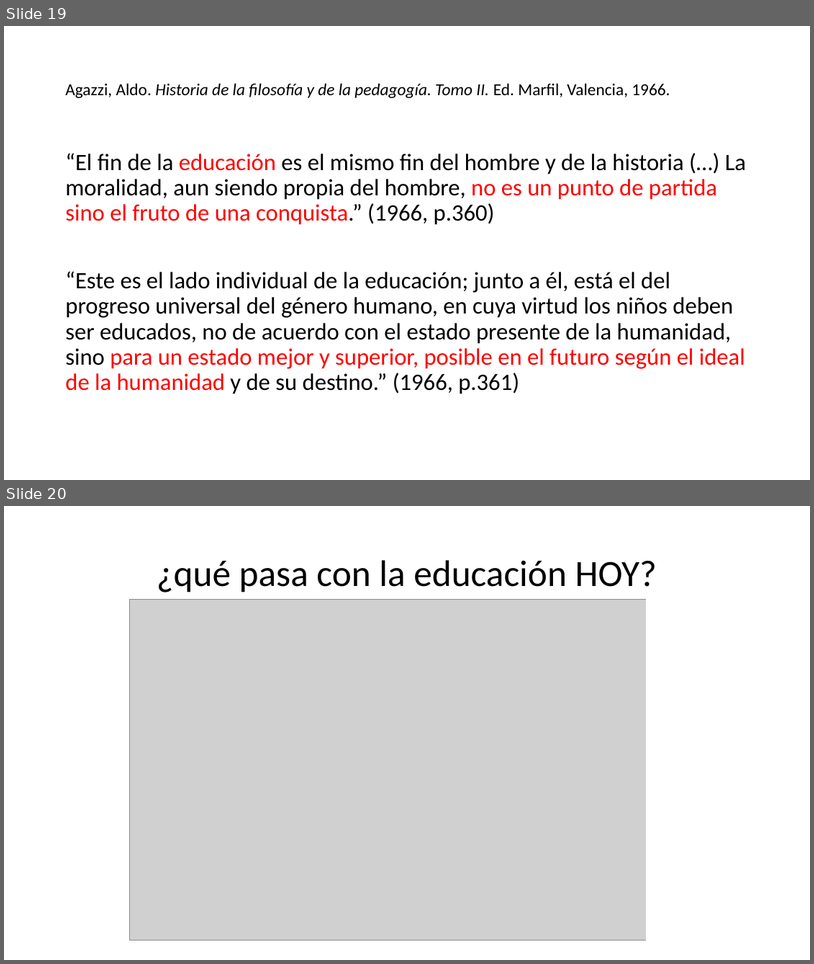
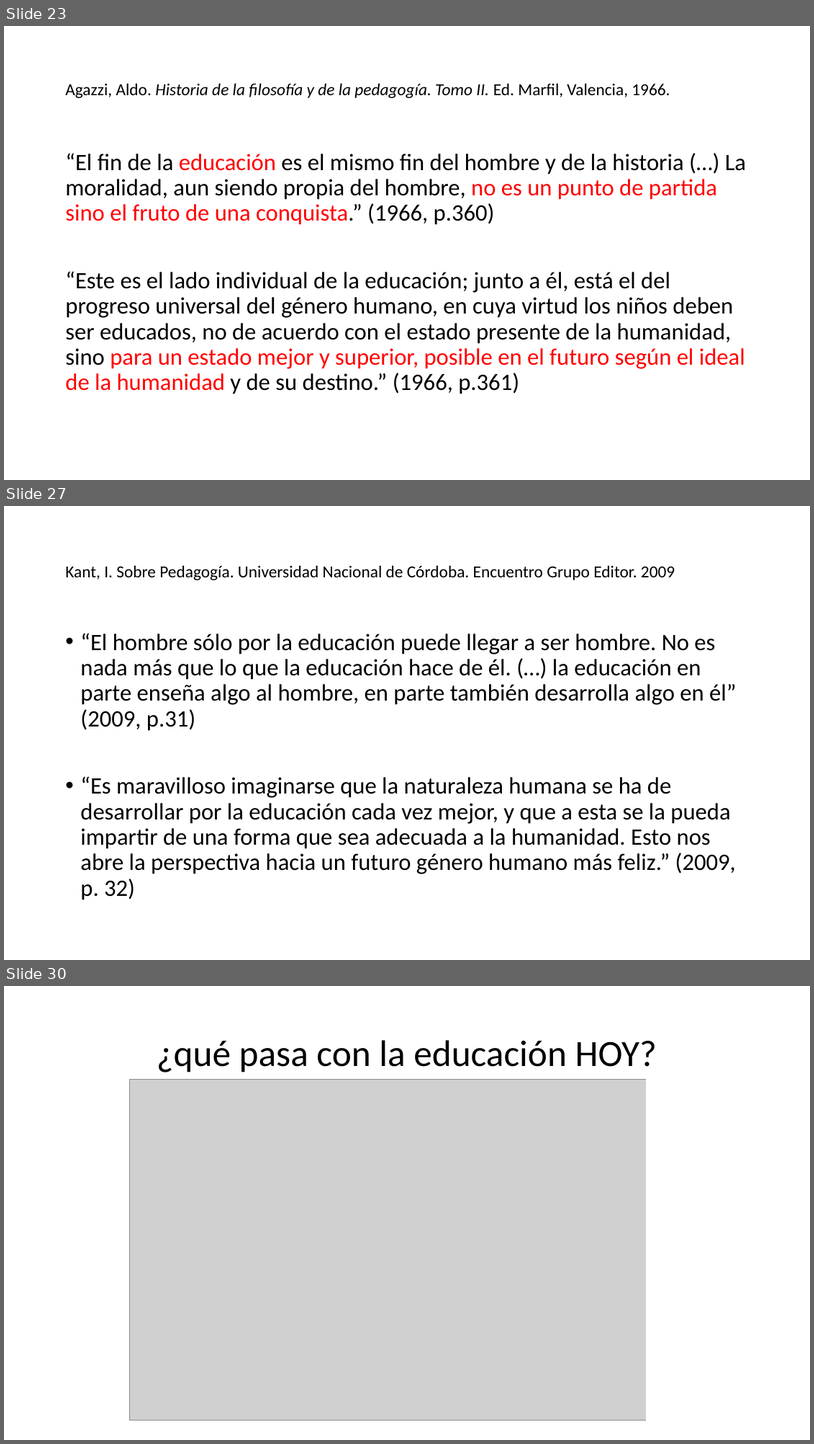
Before and after one commit to zaboltar/zaboltar.github.io, a slide deck: assets uarm/2023 1 UarmPCrit/Kant - ilustracion proyecto critico educacion.pptx. Shown one above the other, each under a label of ours: slides 19 and 20 before the commit, slides 23, 27 and 30 after it; the slides between them are not shown. The pictures are 814x964 and 814x1444 pixels, drawn with LibreOffice and Linux fonts; fonts in the diff are those of the drawing; grey boxes stand for pictures. Boxes give left, top, right and bottom in pixels: in the first picture for what was removed or moved away, otherwise in the second. Text is boxed around its words. In the diff, an @@ line names an element or a change of style, - is before the commit and + after.

```diff
--- a/assets uarm/2023 1 UarmPCrit/Kant - ilustracion proyecto critico educacion.pptx
+++ b/assets uarm/2023 1 UarmPCrit/Kant - ilustracion proyecto critico educacion.pptx
@@ slide 27 added at [4,506,810,960], background #FFFFFF @@
@@ title added at [65,565,675,580], 20 pt, text #000000 @@
+Kant, I. Sobre Pedagogía. Universidad Nacional de Córdoba. Encuentro Grupo Editor. 2009
@@ text added at [80,633,736,900], 28 pt, text #000000 @@
+• “El hombre sólo por la educación puede llegar a ser hombre. No es nada más que lo que la educación hace de él. (…) la educación en parte enseña algo al hombre, en parte también desarrolla algo en él” (2009, p.31)
+• “Es maravilloso imaginarse que la naturaleza humana se ha de desarrollar por la educación cada vez mejor, y que a esta se la pueda impartir de una forma que sea adecuada a la humanidad. Esto nos abre la perspectiva hacia un futuro género humano más feliz.” (2009, p. 32)
@@ what was slide 19 is now slide 23 @@
@@ what was slide 20 is now slide 30 @@
```
Also in this commit, not shown: 1 slide changed, 12 other slides added, 3 slides removed, 9 other files.
